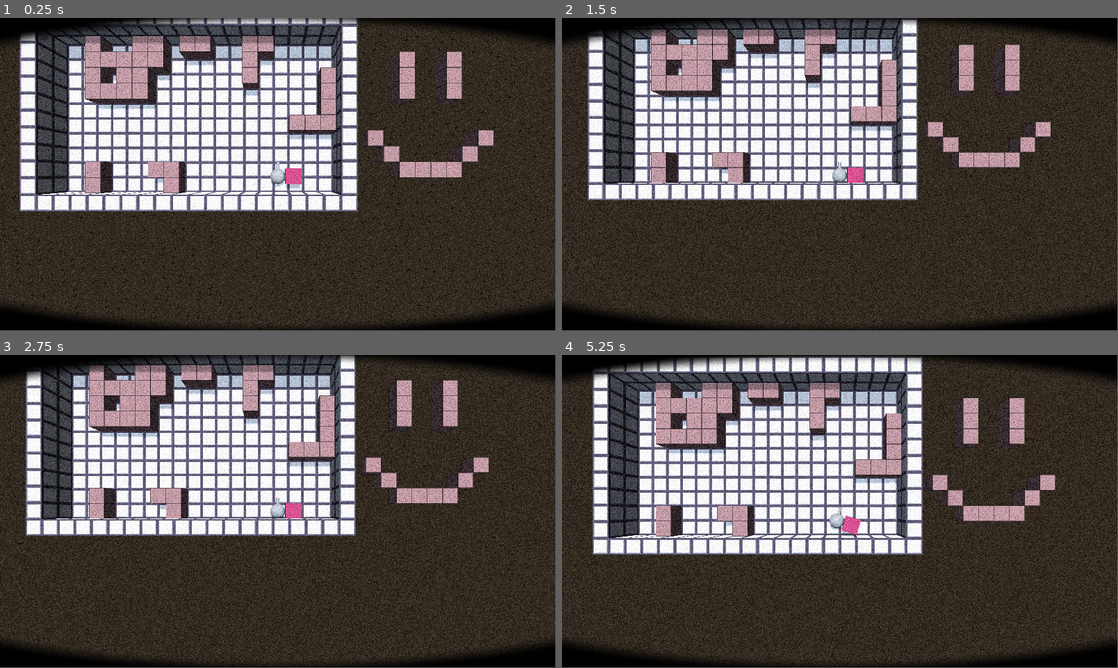
Above: before the commit, frames 1-4 (two rows, left to right).
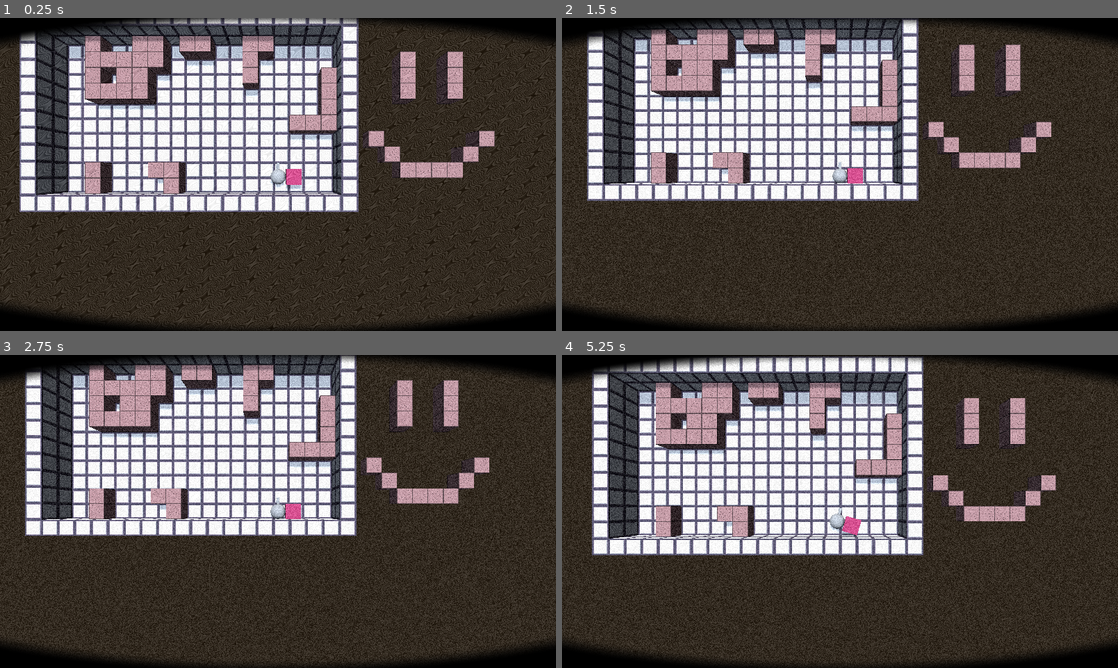
Above: after the commit, the same moments.

Repository: karstenpedersen/robo-blocks
Game: Godot game, scene res://src/scenes/game-scenes/enviroment_test.tscn
The game is run twice, just before and just after one commit, with the same random seed, the same clock (stepped at 60 frames per second) and the same inputs.
Inputs (mouse positions are in pixels of both pictures, inside the frame that each line leads up to):
- Up to frame 1 (0.25 s): no input
- Up to frame 2 (1.5 s): move the mouse to (962, 158) at 0.52 s; press the mouse at (962, 158) at 0.53 s; hold R (rotate_right) 0.53-1.28 s; move the mouse to (728, 190) at 1.27 s; release the mouse at (728, 190) at 1.28 s; hold S (move_down) from 1.28 s (still down); click (728, 190) at 1.35 s
- Up to frame 3 (2.75 s): move the mouse to (333, 442) at 2.02 s; release S (move_down) at 2.03 s; press the mouse at (333, 442) at 2.03 s; hold R (rotate_right) from 2.03 s (still down); tap P (increase_points) at 2.1 s
- Up to frame 4 (5.25 s): move the mouse to (812, 574) at 2.77 s; release R (rotate_right) at 2.78 s; release the mouse at (812, 574) at 2.78 s; hold W (move_up) 2.78-3.53 s; tap Shift (sprint) at 2.85 s; click (812, 574) at 3.05 s; move the mouse to (1006, 558) at 3.52 s; press the mouse at (1006, 558) at 3.53 s; hold A (move_left) 3.53-5.03 s; move the mouse to (673, 464) at 4.27 s; release the mouse at (673, 464) at 4.28 s; click (673, 464) at 4.35 s; move the mouse to (867, 511) at 5.02 s; press the mouse at (867, 511) at 5.03 s; hold S (move_down) from 5.03 s (still down); tap P (increase_points) at 5.1 s
In our replay, the window is 799x449 before the commit and 800x450 after it. These sizes can differ from the game's own. Grey fills any space a smaller window leaves; there, only what the larger window draws over its background counts as a difference.

The runs differ from the first frame. In frame 1, 26% of the frame differs, in the area x 0-100%, y 0-100%; in frame 2, 26%; in frame 3, 25%; in frame 4, 26%.

Commit message:
Work on rotation :(

Diff:
--- a/project.godot
+++ b/project.godot
@@ -23,8 +23,8 @@
 
 [display]
 
-window/size/viewport_width=1920
-window/size/viewport_height=1080
+window/size/viewport_width=1280
+window/size/viewport_height=720
 
 [global_group]
 
--- /dev/null
+++ b/src/components/color_component.gd
@@ -0,0 +1,15 @@
+extends Node
+class_name ColorComponent
+
+@export var parts: Array[MeshInstance3D]
+
+
+func set_color(material: StandardMaterial3D):
+	for part in parts:
+		for i in range(part.mesh.get_surface_count()):
+			print(i, ": ", part, ", ", material)
+			part.set_surface_override_material(i, material)
+
+
+func clear_color():
+	set_color(null)
--- a/src/components/draggable_component.gd
+++ b/src/components/draggable_component.gd
@@ -4,7 +4,7 @@
 signal drag_started(node)
 signal drag_ended(node)
 signal drag_moved(node)
-signal drag_rotated(node)
+signal drag_rotated(node: DraggableComponent, amount: float)
 signal mounted(module, point)
 
 @export var parent: Node3D
@@ -20,15 +20,18 @@
 		if len(snap_points) == 0:
 			return null
 		return snap_points[0]
+var y_rotation_offset = 0
 
 
 func _ready() -> void:
-	target_position = parent.position
+	target_position = parent.global_position
+	target_rotation = parent.global_rotation
 
 
 func drag_start(pos: Vector3):
 	# Reset rotation
-	target_rotation = get_reset_rotation()
+	target_position = parent.global_position
+	target_rotation = Vector3(0, parent.global_rotation.y, 0)
 	dragging = true
 	drag_started.emit(self)
 
@@ -45,6 +48,8 @@
 	if snap_point:
 		if pos.distance_to(target_position) <= snap_distance:
 			target_position = snap_point.global_position
+			target_rotation = snap_point.global_rotation
+			target_rotation.y += y_rotation_offset
 		else:
 			snap_points.clear()
 	else:
@@ -52,9 +57,10 @@
 	drag_moved.emit(self)
 
 
-func drag_rotate(angle: float):
-	target_rotation = Vector3(0, target_rotation.y + angle, 0)
-	drag_rotated.emit(self)
+func drag_rotate(amount: float):
+	y_rotation_offset += amount
+	target_rotation = Vector3(0, target_rotation.y + amount, 0)
+	drag_rotated.emit(self, amount)
 
 
 func get_reset_rotation() -> Vector3:
--- a/src/entities/modules/base_module/base_module.gd
+++ b/src/entities/modules/base_module/base_module.gd
@@ -8,6 +8,7 @@
 signal unmounted(module: BaseModule, parent: HeadModule)
 
 @export var stats: ModuleStats
+@export var color_components: Array[ColorComponent]
 
 # Components
 @onready var health_component: HealthComponent = $Components/HealthComponent
@@ -24,13 +25,7 @@
 		if len(neighbours) == 0:
 			return null
 		return neighbours[0]["point"]
-
-
-func _process(delta: float) -> void:
-	if parent and connection_point and index != 0:
-		global_transform = connection_point.global_transform
-		#position = connection_point.global_position
-		#rotation = connection_point.global_rotation
+var y_rotation_offset = 0
 
 
 func create_module_connection(module: BaseModule, point: SnapPoint):
@@ -45,7 +40,7 @@
 
 func _add_neighbour_module(module: BaseModule, point: SnapPoint):
 	if index == -1:
-		mount(module)
+		mount(module, point)
 	elif module.index + 1 < index:
 		index = module.index + 1
 
@@ -119,15 +114,18 @@
 	return index == -1
 
 
-func mount(module: BaseModule):
-	freeze_rigidbody()
+func mount(module: BaseModule, point: SnapPoint):
+	disable_rigidbody()
 	parent = module.parent
+	parent.parent_add_module(self, point)
 	mounted.emit(self, module.parent)
 	index = module.index + 1
+	for color_component in color_components:
+		color_component.set_color(parent.color_material)
 
 
 func unmount():
-	unfreeze_rigidbody()
+	enable_rigidbody()
 	index = -1
 	for neighbour in neighbours:
 		neighbour["module"]._remove_neighbour_module(self)
@@ -135,6 +133,8 @@
 	neighbours.clear()
 	unmounted.emit(self, parent)
 	parent = null
+	for color_component in color_components:
+		color_component.clear_color()
 
 
 func _on_health_component_eliminated() -> void:
--- a/src/entities/modules/base_module/base_module.tscn
+++ b/src/entities/modules/base_module/base_module.tscn
@@ -31,7 +31,6 @@
 actor = NodePath("../..")
 
 [node name="Collision" type="CollisionShape3D" parent="."]
-transform = Transform3D(0.99, 0, 0, 0, 0.99, 0, 0, 0, 0.99, 0, 0, 0)
 shape = SubResource("BoxShape3D_p48wg")
 
 [node name="Visuals" type="Node3D" parent="."]
--- a/src/entities/modules/cannon_module/cannon_module.tscn
+++ b/src/entities/modules/cannon_module/cannon_module.tscn
@@ -27,9 +27,6 @@
 timer_component = NodePath("../TimerComponent")
 spawner_components = [NodePath("../../Visuals/SpawnerComponent")]
 
-[node name="Collision" parent="." index="1"]
-transform = Transform3D(1, 0, 0, 0, 1, 0, 0, 0, 1, 0, 0, 0)
-
 [node name="SpawnerComponent" type="Node3D" parent="Visuals" index="0" node_paths=PackedStringArray("actor")]
 transform = Transform3D(1, 0, 0, 0, 1, 0, 0, 0, 1, 0, 0, -0.729427)
 script = ExtResource("3_qg62a")
--- a/src/entities/modules/draggable_module/draggable_module.gd
+++ b/src/entities/modules/draggable_module/draggable_module.gd
@@ -8,6 +8,18 @@
 var rotation_tween
 
 
+func _process(delta: float) -> void:
+	if parent and connection_point and index != 0:
+		#global_transform = connection_point.global_transform
+		#rotation_degrees.y += y_rotation_offset
+		var y_rotation_offset = draggable_component.target_rotation.y - \
+				connection_point.rotation_degrees.y
+		print("Rotation offset: ", y_rotation_offset)
+		position = connection_point.global_position
+		rotation = connection_point.global_rotation
+		rotation_degrees.y += y_rotation_offset
+
+
 func _on_draggable_component_drag_started(node: DraggableComponent) -> void:
 	disable_rigidbody()
 
@@ -15,11 +27,11 @@
 		unmount()
 
 	# Reset rotation
-	if rotation_degrees == node.target_rotation:
-		return
+	#if rotation_degrees == node.target_rotation:
+	#	return
 	rotation_tween = get_tree().create_tween().bind_node(self)
-	var rot = node.target_rotation
-	rotation_tween.tween_property(self, "rotation_degrees", rot, rotation_speed)
+	rotation_tween.tween_property(self, "rotation_degrees", \
+			node.target_rotation, rotation_speed)
 
 
 func _on_draggable_component_drag_ended(node: Variant) -> void:
@@ -30,9 +42,10 @@
 		rotation_tween.kill()
 
 
-func _on_draggable_component_drag_rotated(node: DraggableComponent) -> void:
-	rotation_tween = get_tree().create_tween().bind_node(self)
-	rotation_tween.tween_property(self, "rotation_degrees", node.target_rotation, 0.1)
+func _on_draggable_component_drag_rotated(node: DraggableComponent, amount: float) -> void:
+	#rotation_tween = get_tree().create_tween().bind_node(self)
+	#rotation_tween.tween_property(self, "rotation_degrees", node.target_rotation, 0.1)
+	rotation_degrees.y = node.target_rotation.y
 
 
 func _on_draggable_component_drag_moved(node: DraggableComponent) -> void:
--- a/src/entities/modules/head_module/head_module.gd
+++ b/src/entities/modules/head_module/head_module.gd
@@ -4,8 +4,51 @@
 @export var speed = 4
 @export var rotation_speed = 2
 @export var acceleration = 6000
+@export var color_material: StandardMaterial3D
+
+@export var modules: Array[DraggableModule]
+
+var collisions: Dictionary = {}
 
 
 func _ready() -> void:
 	index = 0
 	parent = self
+
+
+func parent_add_module(module: DraggableModule, point: SnapPoint):
+	print("ADD MODULE TO PARENT: ", module, ", ", point)
+	var collision = CollisionShape3D.new()
+	var shape = BoxShape3D.new() # Size defaults to Vector3(1, 1, 1)
+	collision.shape = shape
+	collisions[module] = collision
+
+	# Convert point to position relative to parent
+	var point_local_transform = parent.to_local(point.global_transform.origin)
+	collision.position = point_local_transform
+
+	parent.add_child(collision)
+
+	# Visualize collisions
+	#var mesh_instance = MeshInstance3D.new()
+	#var mesh = BoxMesh.new()# Size defaults to Vector3(1, 1, 1)
+	#mesh_instance.mesh = mesh
+	#mesh_instance.transform = collision.transform
+	#parent.add_child(mesh_instance)
+
+	module.destroyed.connect(_on_module_destroyed)
+	module.unmounted.connect(_on_module_unmounted)
+
+
+func parent_remove_module(module: DraggableModule):
+	pass
+
+
+func _on_module_unmounted(module: BaseModule, parent: HeadModule):
+	collisions[module].queue_free()
+	module.unmounted.disconnect(_on_module_unmounted)
+
+
+func _on_module_destroyed(module: BaseModule):
+	collisions[module].queue_free()
+	module.destroyed.disconnect(_on_module_destroyed)
--- a/src/entities/modules/mine_module/mine_module.tscn
+++ b/src/entities/modules/mine_module/mine_module.tscn
@@ -14,6 +14,9 @@
 actor = NodePath("../..")
 spawner_component = NodePath("../../Visuals/SpawnerComponent")
 min_moved_distance = 25.0
+
+[node name="Collision" parent="." index="1"]
+transform = Transform3D(0.99, 0, 0, 0, 0.99, 0, 0, 0, 0.99, 0, 0, 0)
 
 [node name="SpawnerComponent" type="Node3D" parent="Visuals" index="0" node_paths=PackedStringArray("actor")]
 transform = Transform3D(1, 0, 0, 0, 1, 0, 0, 0, 1, 0, -0.489598, -1.07861)
--- a/src/entities/modules/player_module/player_module.tscn
+++ b/src/entities/modules/player_module/player_module.tscn
@@ -1,17 +1,25 @@
-[gd_scene load_steps=5 format=3 uid="uid://yn5a65abxctt"]
+[gd_scene load_steps=6 format=3 uid="uid://yn5a65abxctt"]
 
 [ext_resource type="PackedScene" uid="uid://cjk61uln7tdkc" path="res://src/entities/modules/head_module/head_module.tscn" id="1_wxp1y"]
 [ext_resource type="Script" path="res://src/entities/modules/player_module/player_module.gd" id="2_ccv3i"]
 [ext_resource type="PackedScene" uid="uid://diifca8xuek5r" path="res://src/systems/drag-and-drop/snap_point.tscn" id="3_d8cww"]
 [ext_resource type="PackedScene" uid="uid://bha0ksjfqlb7c" path="res://src/blender/block_parts/player_block.tscn" id="3_qrwor"]
 
-[node name="PlayerModule" groups=["player"] instance=ExtResource("1_wxp1y")]
+[sub_resource type="StandardMaterial3D" id="StandardMaterial3D_jxvyx"]
+albedo_color = Color(0.0901961, 0.568627, 1, 1)
+
+[node name="PlayerModule" node_paths=PackedStringArray("modules") groups=["player"] instance=ExtResource("1_wxp1y")]
 script = ExtResource("2_ccv3i")
 rotation_speed = 3
 acceleration = 6000
+color_material = SubResource("StandardMaterial3D_jxvyx")
+modules = []
 
 [node name="HurtboxComponent" parent="Components" index="1"]
 collision_mask = 4
+
+[node name="Collision" parent="." index="1"]
+transform = Transform3D(0.99, 0, 0, 0, 0.99, 0, 0, 0, 0.99, 0, 0, 0)
 
 [node name="PlayerBlock" parent="Visuals" index="0" instance=ExtResource("3_qrwor")]
 transform = Transform3D(-4.37114e-08, 0, 1, 0, 1, 0, -1, 0, -4.37114e-08, 0, 0, 0)
--- a/src/systems/camera/camera.gd
+++ b/src/systems/camera/camera.gd
@@ -35,8 +35,10 @@
 
 	# Default is follow target position.
 	# For resetting camera to player when cursor goes out of screen.
-	new_position = target.position + Vector3(0, camera_height, 0)
-
+	if is_instance_valid(target):
+		new_position = target.position + Vector3(0, camera_height, 0)
+	else:
+		camera_mode = CameraMode.NONE
 
 	match camera_mode:
 		CameraMode.FOLLOW_TARGET_AND_CURSOR:
--- a/src/systems/drag-and-drop/drag_manager.gd
+++ b/src/systems/drag-and-drop/drag_manager.gd
@@ -50,16 +50,10 @@
 		current.drag_rotate(-90)
 		return
 
-	if event.is_action_pressed("drag"):
-		print("Press action: ", event.is_action_pressed("drag"), \
-				", current: ", current, \
-				", ray_result: ", ray_result)
-
 	if current and event.is_action_released("drag"):
 		current.drag_end()
 		dragging = false
 		current = null
-		print("RELEASE")
 		return
 
 	if !current and ray_result and event.is_action_pressed("drag"):
Not shown, added: src/scenes/game-scenes/kar9E8C.tmp
Not shown, added: src/scenes/game-scenes/karF3B7.tmp
